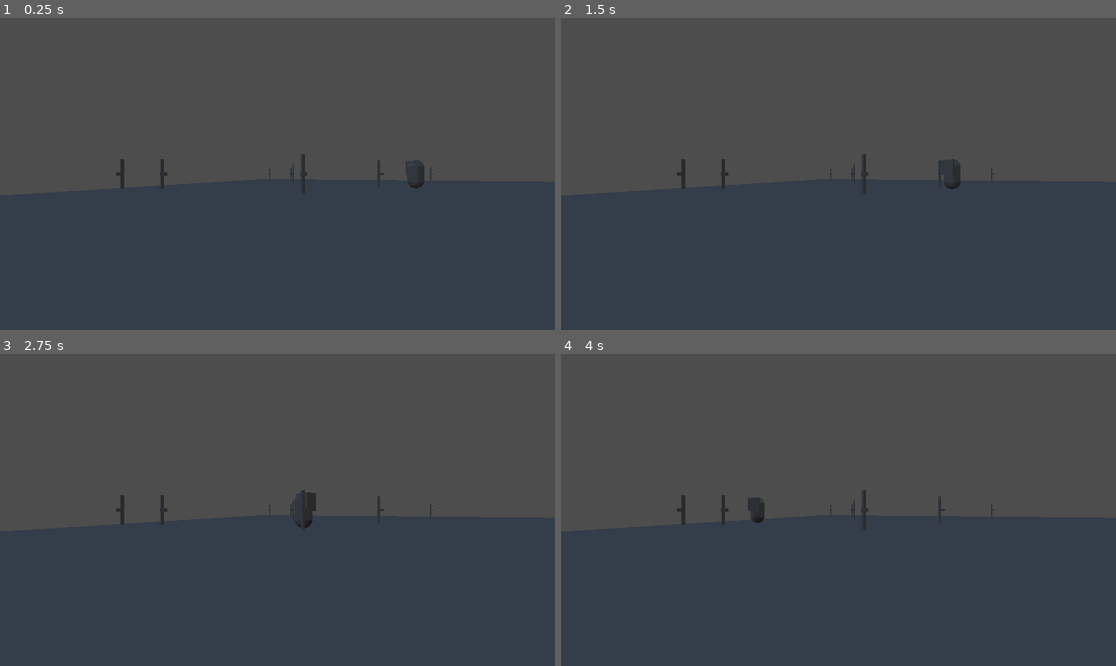
Above: before the commit, frames 1-4 (two rows, left to right).
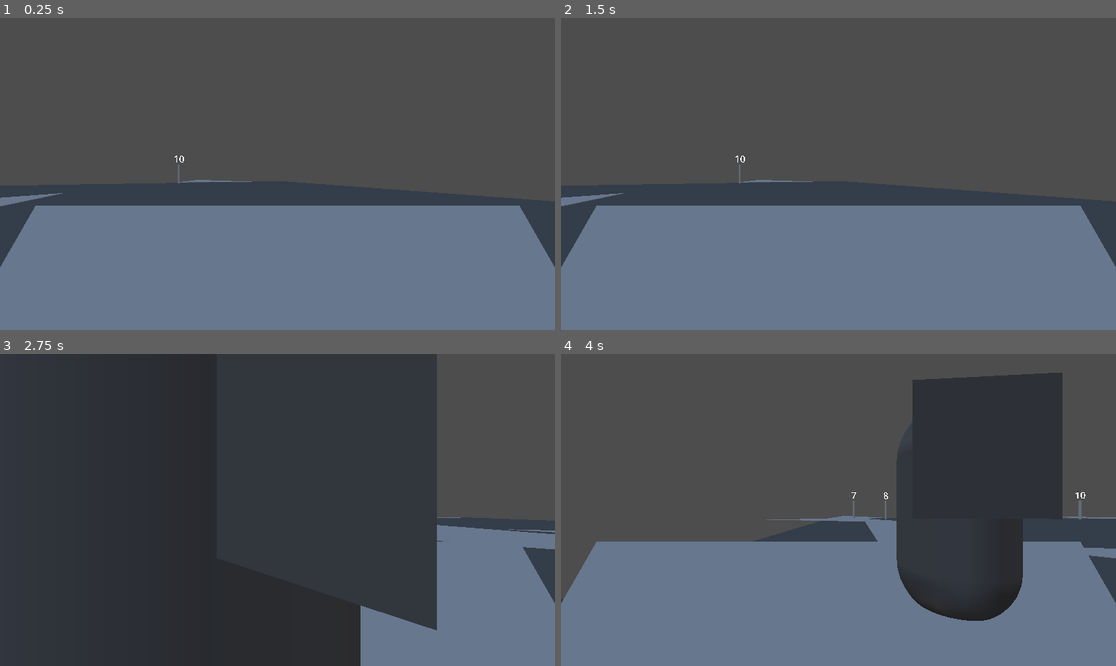
Above: after the commit, the same moments.

Repository: JeffKazuk/trail-cam-demo
Game: Godot game, scene res://main.tscn
The game is run twice, just before and just after one commit, with the same random seed, the same clock (stepped at 60 frames per second) and the same inputs.
Inputs:
- Up to frame 1 (0.25 s): no input
- Up to frame 2 (1.5 s): tap Enter at 0.5 s; hold Right (ui_right) 0.53-1.28 s; tap Space at 1.25 s; hold Down (ui_down) from 1.28 s (still down)
- Up to frame 3 (2.75 s): release Down (ui_down) at 2.03 s; hold Right (ui_right) from 2.03 s (still down)
- Up to frame 4 (4 s): release Right (ui_right) at 2.78 s; hold Up (ui_up) 2.78-3.53 s; hold Left (ui_left) from 3.53 s (still down)

The runs differ from the first frame. In frame 1, 42% of the frame differs, in the area x 0-100%, y 43-100%; in frame 2, 42%; in frame 3, 63%, in the area x 0-100%, y 0-100%; in frame 4, 53%.

Commit message:
Refactor camera switching logic and enhance tree instantiation

Diff:
--- a/camera_switcher.gd
+++ b/camera_switcher.gd
@@ -1,19 +1,26 @@
 extends Node3D
 
 @onready var threshold = cos(deg_to_rad(Global.CAM_FOV) / 2)
+var frame_count = 0
 
-func _process(_delta):
-	var closest_cam
-	var dist_to_cam = 999999.99
-	for treecam in Global.tree_loc:
-		var dir_vec = Vector2(global_position.x - treecam["p"].x, global_position.z - treecam["p"].y)
-		var dir_norm = dir_vec.normalized()
-		var dot = dir_norm.x * treecam["rv"].x + dir_norm.y * treecam["rv"].y
-		# var thresh = cos(deg_to_rad(Global.CAM_FOV) / 2)
-		# print(dot >= threshold)
-		if dot >= threshold:
-			# print(dir_vec.length())
-			if dir_vec.length_squared() < dist_to_cam:
-				closest_cam = treecam
-	if closest_cam:
-		closest_cam["node"].get_node("Camera3D").make_current()
+func _physics_process(_delta: float) -> void:
+	frame_count += 1
+	if frame_count % 5 == 0:
+		var closest_cam
+		var dist_to_cam = 999999.99
+		for treecam in Global.tree_loc:
+			var dir_vec = Vector2(global_position.x - treecam["p"].x, global_position.z - treecam["p"].y)
+			var dir_norm = dir_vec.normalized()
+			var dot = dir_norm.x * treecam["rv"].x + dir_norm.y * treecam["rv"].y
+			# var thresh = cos(deg_to_rad(Global.CAM_FOV) / 2)
+			# print(dot >= threshold)
+			# print(treecam["node"].name + " dist: " + str(dist) + "dist to cam" + str(dist_to_cam))
+			if dot >= threshold:
+				var dist = dir_vec.length_squared()
+				print(dir_vec.length())
+				if dist < dist_to_cam:
+					closest_cam = treecam
+					dist_to_cam = dist
+		if closest_cam:
+			closest_cam["node"].get_node("Camera3D").make_current()
+			print("Current Cam: " + closest_cam["node"].name)
--- a/global.gd
+++ b/global.gd
@@ -1,4 +1,6 @@
 extends Node
+# FOV of cameras in degrees
+const CAM_FOV = 90
 
-const CAM_FOV = 130
 var tree_loc = []
+var current_cam
--- a/main.gd
+++ b/main.gd
@@ -5,16 +5,18 @@
 # Called when the node enters the scene tree for the first time.
 func _ready() -> void:
 	seed(1)
-	for _i in range(15):
+	for i in range(15):
 		var loc = {}
 		loc["p"] = Vector2(randf_range(-20, 20), randf_range(-20, 20))
 		loc["r"] = randf_range(0, 2 * PI)
 		loc["rv"] = Vector2(cos(loc["r"]),sin(loc["r"]))
 		var t = tree_scene.instantiate()
+		t.name = "tree_"+str(i)
 		add_child(t)
 		loc["node"] = (t)
 		t.position.x = loc["p"].x
 		t.position.z = loc["p"].y
 		t.rotation.y = loc["r"]
+		t.get_node("Label3D").text = str(i)
 		print(loc)
 		Global.tree_loc.append(loc)
--- /dev/null
+++ b/tree.gd
@@ -0,0 +1,14 @@
+extends Node3D
+
+
+# Called when the node enters the scene tree for the first time.
+func _ready() -> void:
+	pass # Replace with function body.
+
+
+# Called every frame. 'delta' is the elapsed time since the previous frame.
+func _process(_delta: float) -> void:
+	if $Camera3D.current == true:
+		$trunk_mesh.mesh.material.albedo_color = Color.RED
+	else:
+		$trunk_mesh.mesh.material.albedo_color = Color.WHITE
--- a/tree.tscn
+++ b/tree.tscn
@@ -1,21 +1,39 @@
-[gd_scene load_steps=3 format=3 uid="uid://dxb7fn6wc2nwr"]
+[gd_scene load_steps=6 format=3 uid="uid://dxb7fn6wc2nwr"]
+
+[ext_resource type="Script" uid="uid://bqi1m1g2avjki" path="res://tree.gd" id="1_brfkd"]
+
+[sub_resource type="StandardMaterial3D" id="StandardMaterial3D_brfkd"]
+emission = Color(1, 1, 1, 1)
+emission_energy_multiplier = 6.03
 
 [sub_resource type="CylinderMesh" id="CylinderMesh_uc1xx"]
+material = SubResource("StandardMaterial3D_brfkd")
 top_radius = 0.1
 bottom_radius = 0.1
 
-[sub_resource type="BoxMesh" id="BoxMesh_uc1xx"]
-size = Vector3(0.395, 0.2, 0.26)
+[sub_resource type="StandardMaterial3D" id="StandardMaterial3D_nnvrw"]
+emission = Color(1, 1, 1, 1)
+
+[sub_resource type="PrismMesh" id="PrismMesh_brfkd"]
+material = SubResource("StandardMaterial3D_nnvrw")
+size = Vector3(13.19, 5.99, 0.015)
 
 [node name="tree" type="Node3D"]
+script = ExtResource("1_brfkd")
 
-[node name="MeshInstance3D" type="MeshInstance3D" parent="."]
+[node name="trunk_mesh" type="MeshInstance3D" parent="."]
 transform = Transform3D(1, 0, 0, 0, 1, 0, 0, 0, 1, 0, 1, 0)
 mesh = SubResource("CylinderMesh_uc1xx")
 
 [node name="Camera3D" type="Camera3D" parent="."]
 transform = Transform3D(-4.371139e-08, 0, 1, 0, 1, 0, -1, 0, -4.371139e-08, -0.36192226, 1, 0)
 
-[node name="MeshInstance3D2" type="MeshInstance3D" parent="."]
-transform = Transform3D(1, 0, 0, 0, 1, 0, 0, 0, 1, -0.12098339, 1, 0)
-mesh = SubResource("BoxMesh_uc1xx")
+[node name="cam_mesh" type="MeshInstance3D" parent="."]
+transform = Transform3D(-4.371139e-08, 0.99999994, 4.371139e-08, 0, -4.3711385e-08, 1, 1, 4.3711385e-08, 1.9106855e-15, -2.9052174, 0.12634099, 0)
+mesh = SubResource("PrismMesh_brfkd")
+
+[node name="Label3D" type="Label3D" parent="."]
+transform = Transform3D(1, 0, 0, 0, 1, 0, 0, 0, 1, 0, 2.5995448, 0)
+billboard = 1
+text = "00"
+font_size = 202
Not shown, added: tree.gd.uid
